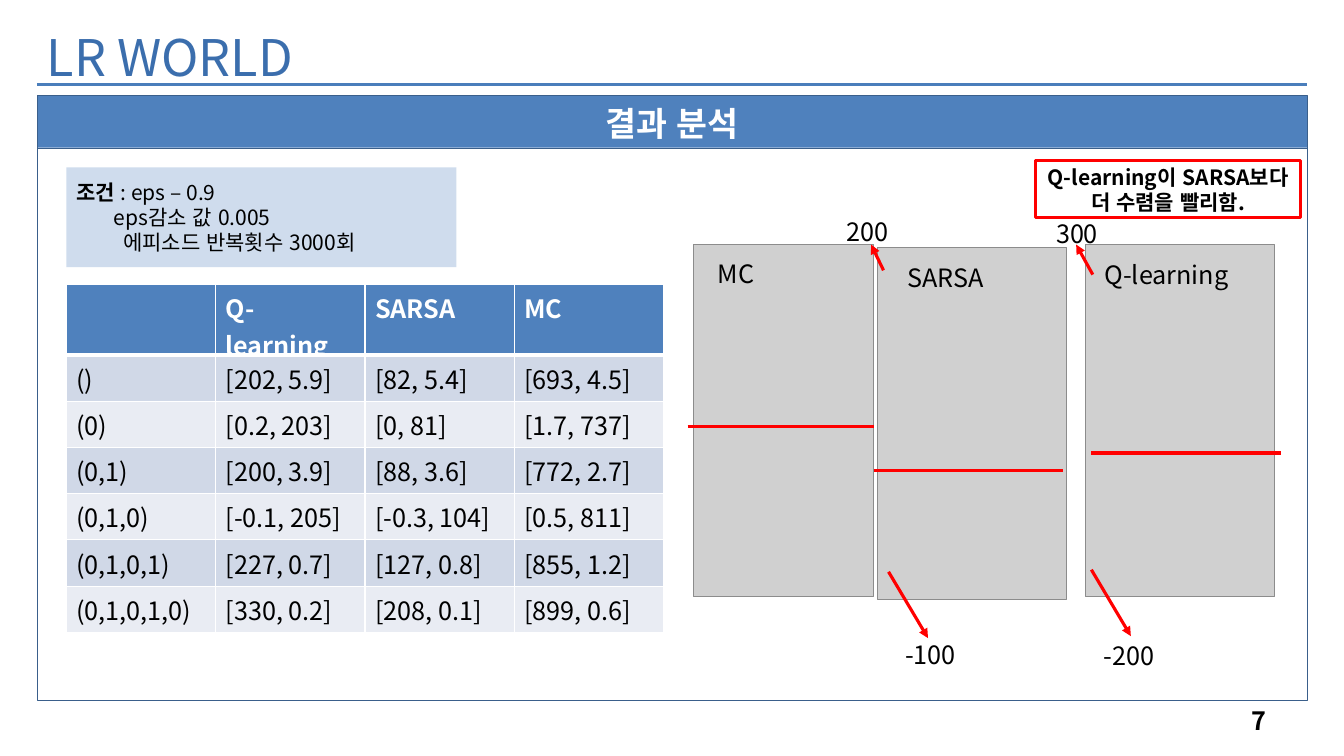
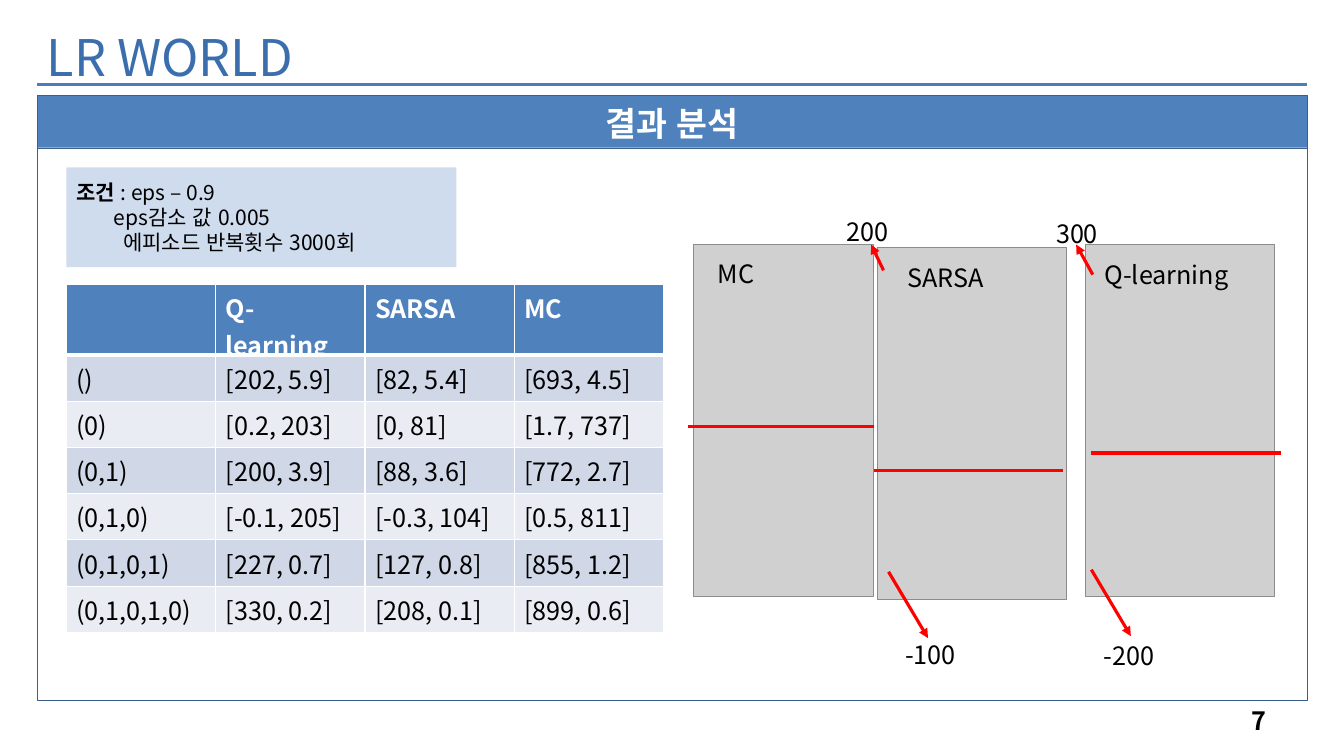
Before and after one commit to leegunwon/RLlearning, a slide deck: slide 7 of LR_WORLD.pptx. Drawn at 1344x756 pixels with LibreOffice and Linux fonts; fonts in the diff are those of the drawing; grey boxes stand for pictures. Boxes give left, top, right and bottom in pixels: in the first picture for what was removed or moved away, otherwise in the second. Text is boxed around its words. In the diff, an @@ line names an element or a change of style, - is before the commit and + after.

```diff
--- a/LR_WORLD.pptx
+++ b/LR_WORLD.pptx
@@ rectangle removed at (1035, 160, 1301, 218) @@
-Q-learning이 SARSA보다 더 수렴을 빨리함.
```
Also in this commit, not shown: 1 other slide changed, 5 slides added.
